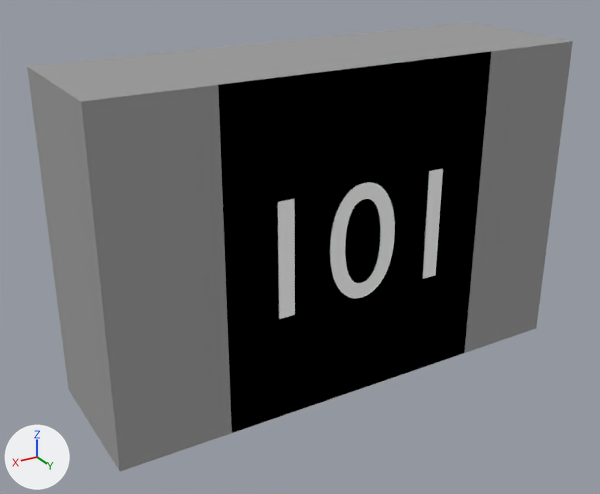
The Blender file Pcb/Resistors/Smd_0805/3D_View/120k_0805.blend: old version first, new version second.
The view is the same before and after, from a 50 mm camera at (0.695, 1.221, 0.501) aimed at (0.038, 0.126, -0.046). The lights are fixed; the arrows at lower left show +X, +Y and +Z.

Names of what the first picture shows: 'ShapeIndexedFaceSet.001', 'ShapeIndexedFaceSet.002', 'Text'.
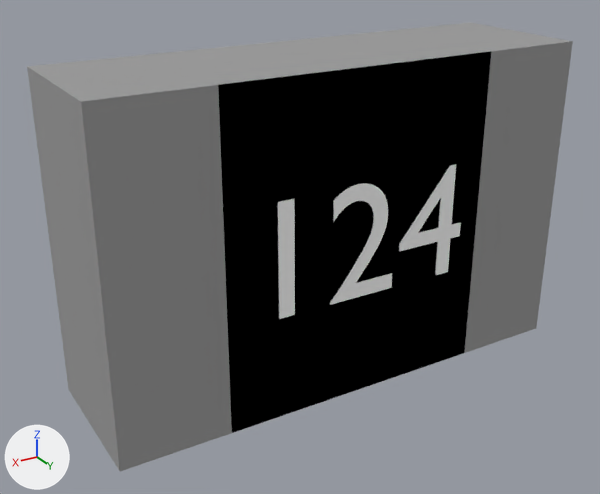
The change, as JSON lines over the scene's bpy script:
```json
{"op": "set", "path": "txt_text.body", "old": "'101'", "new": "'124'"}
```

Boxes (x1, y1, x2, y2) around the edits, measured in the pictures (600 x 494 px):
```json
{"object": "Text", "change": "text changed", "before": [278, 169, 443, 319], "after": [278, 164, 461, 319]}
```
